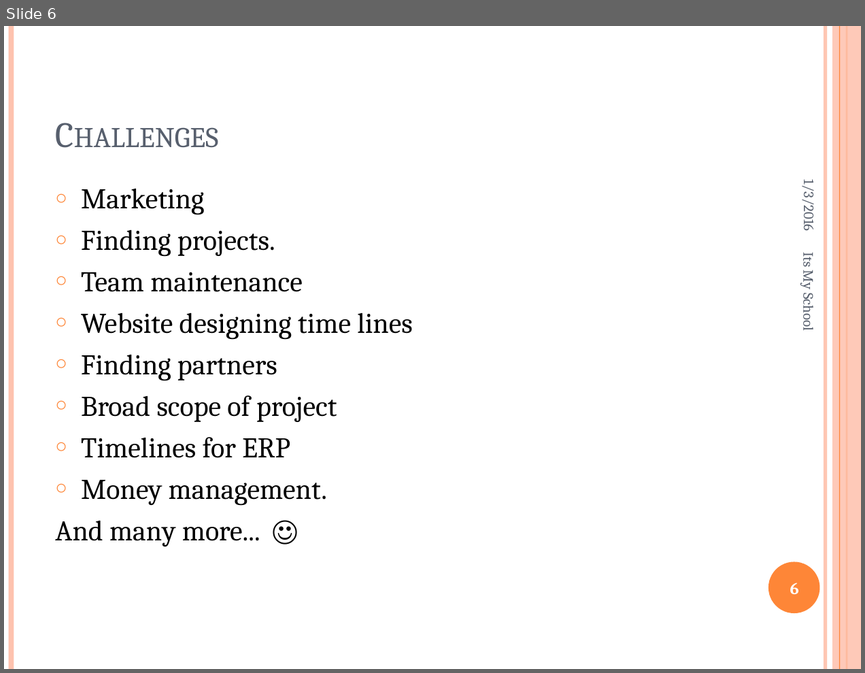
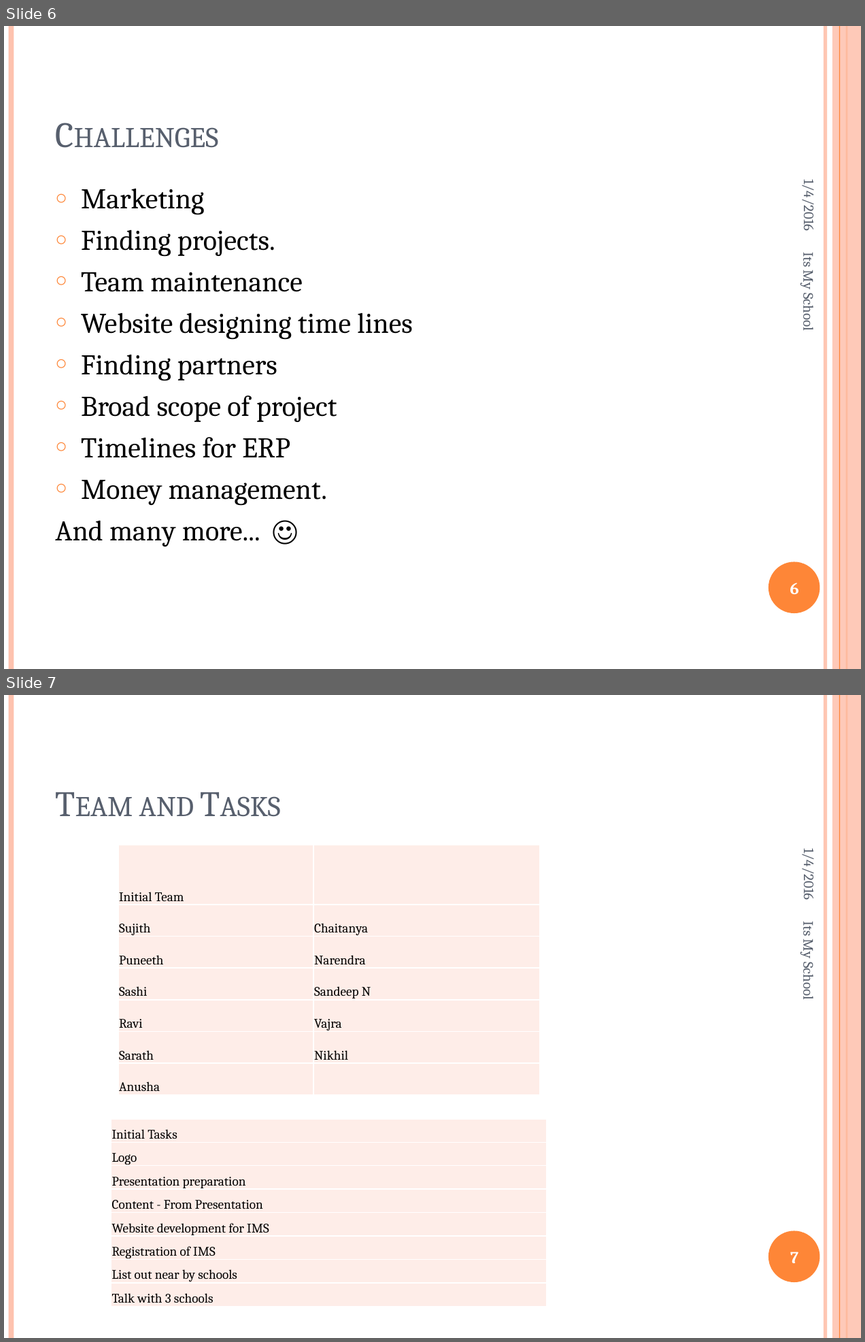
Before and after one commit to sujithkumar640/IMS, a slide deck: Documents/IMS Initial document.pptx. Shown one above the other, each under a label of ours: slide 6 before the commit, slides 6 and 7 after it. The pictures are 865x673 and 865x1342 pixels, drawn with LibreOffice and Linux fonts; fonts in the diff are those of the drawing. Boxes give left, top, right and bottom in pixels: in the first picture for what was removed or moved away, otherwise in the second. Text is boxed around its words. In the diff, an @@ line names an element or a change of style, - is before the commit and + after.

Commit message:
Updated doc

```diff
--- a/Documents/IMS Initial document.pptx
+++ b/Documents/IMS Initial document.pptx
@@ slide 7 added at (4,695,861,1338), background #FFFFFF; not listed: 6 template elements that a slide beside it also shows @@
@@ title added at (139,797,194,816), 30 pt, text #575F6D, small capitals @@
+Team and Tasks
@@ table added at (118,845,540,1095), 7 rows, 2 columns @@
+Initial Team | 
+Sujith | Chaitanya
+Puneeth | Narendra
+Sashi | Sandeep N
+Ravi | Vajra
+Sarath | Nikhil
+Anusha | 
@@ text added at (800,853,819,899), 12 pt, text #575F6D @@
+1/4/2016
@@ text added at (800,922,818,999), 12 pt, text #575F6D @@
+Its My School
@@ table added at (111,1118,547,1306), 8 rows, 1 columns @@
+Initial Tasks
+Logo
+Presentation preparation
+Content - From Presentation
+Website development for IMS
+Registration of IMS
+List out near by schools
+Talk with 3 schools
@@ page number added at (790,1251,798,1263), 14 pt, text #FFFFFF, bold @@
+7
@@ slide 6 changed as well @@
@@ text at (800,184,819,230): text changed @@
-1/3/2016
+1/4/2016
```
Also in this commit, not shown: 6 other slides changed.
